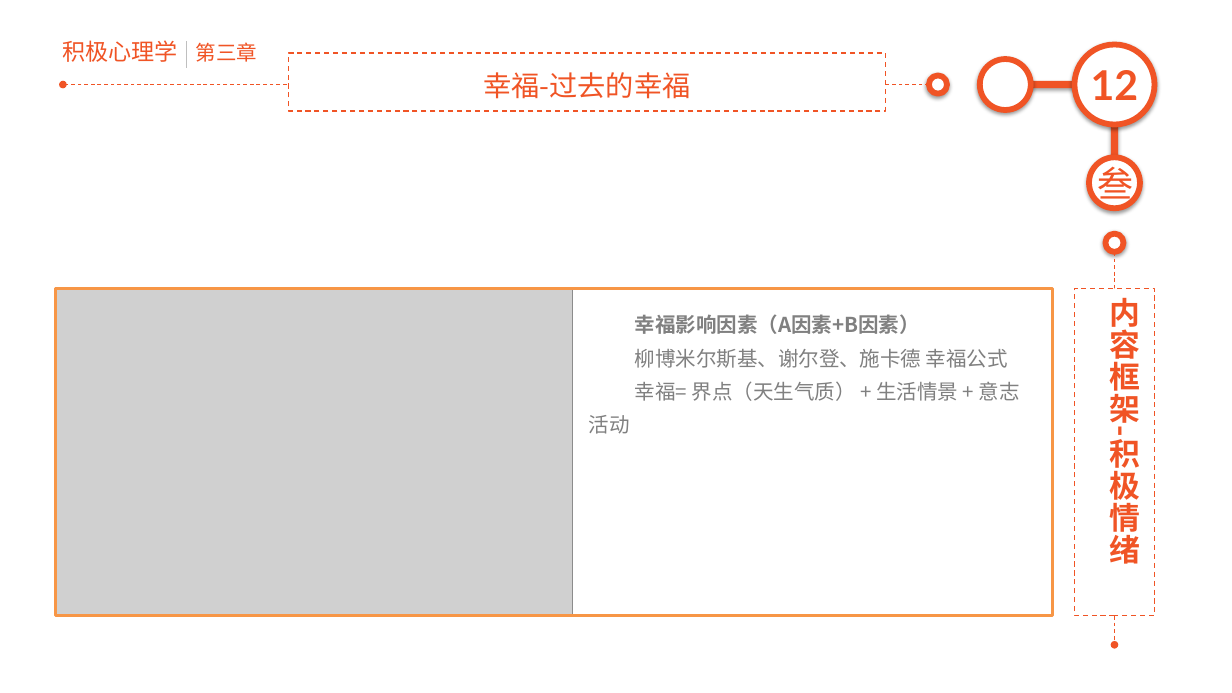
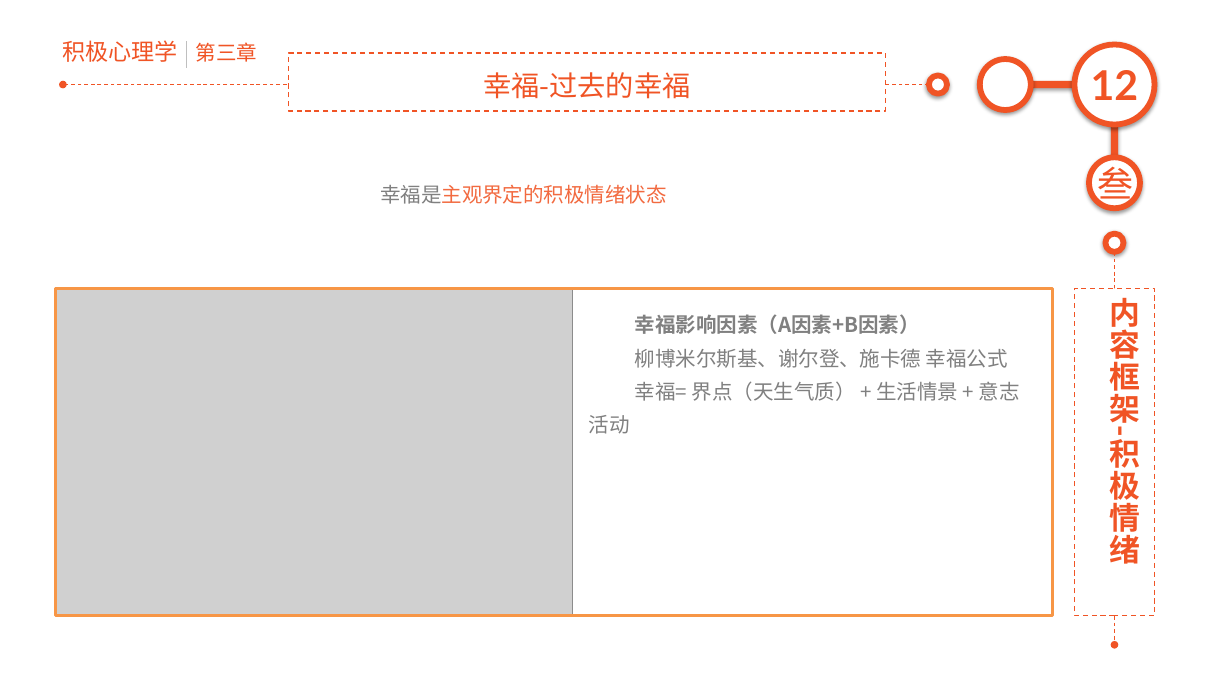
Before and after one commit to junstudys/positive-psychology, a slide deck: slide 12 of 积极心理学探索.pptx. Drawn at 1232x693 pixels with LibreOffice and Linux fonts; fonts in the diff are those of the drawing; grey boxes stand for pictures. Boxes give left, top, right and bottom in pixels: in the first picture for what was removed or moved away, otherwise in the second. Text is boxed around its words. In the diff, an @@ line names an element or a change of style, - is before the commit and + after.

```diff
--- a/积极心理学探索.pptx
+++ b/积极心理学探索.pptx
@@ text added at box(380, 184, 667, 204), 16 pt, text #F26A40 @@
+幸福是主观界定的积极情绪状态
```
Also in this commit, not shown: 4 other slides changed, 1 other file.
